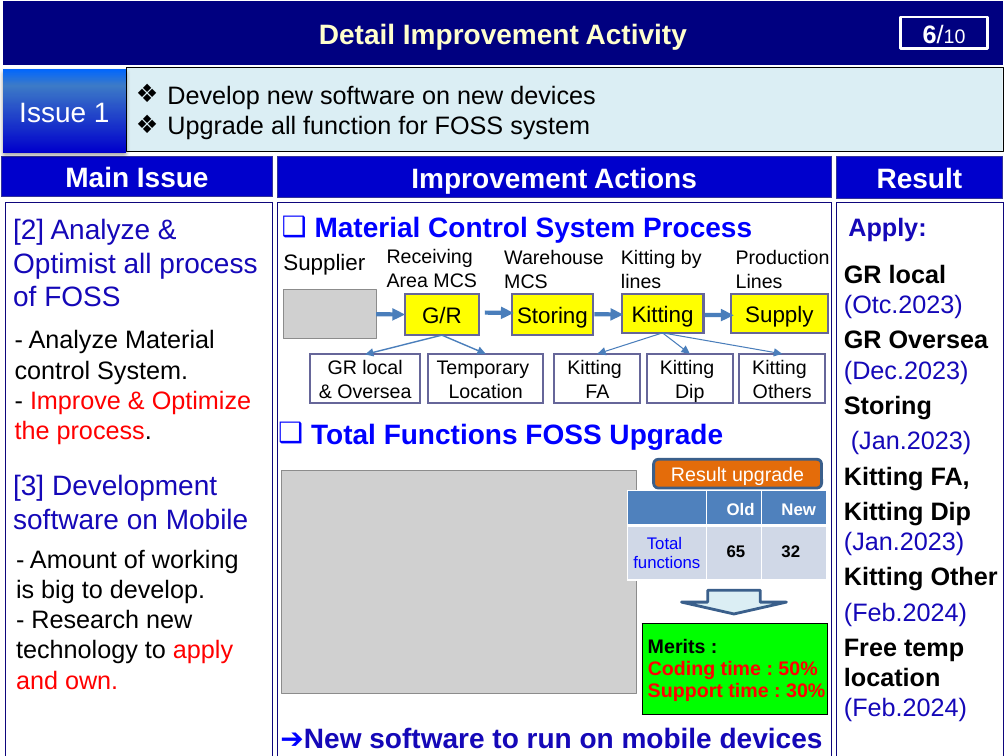
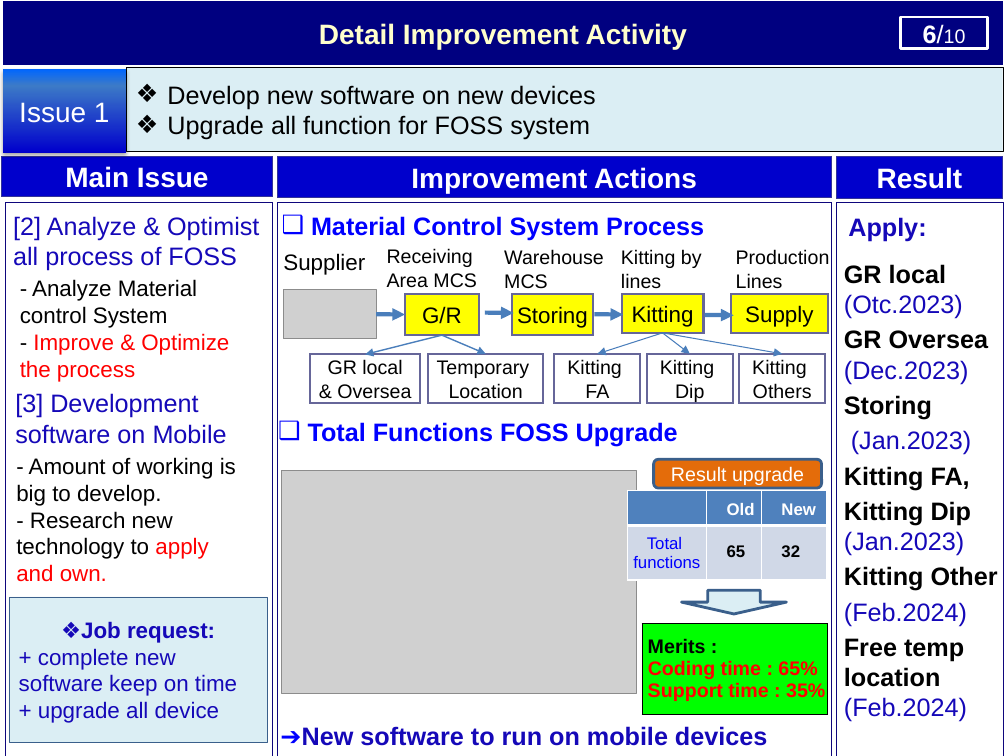
Before and after one commit to thietbicongnghevietnam/ReportPSNV, a slide deck: slide 7 of Report_test.pptx (slide 9 before the commit). Drawn at 1008x756 pixels with LibreOffice and Linux fonts; fonts in the diff are those of the drawing; grey boxes stand for pictures. Boxes give left, top, right and bottom in pixels: in the first picture for what was removed or moved away, otherwise in the second. Text is boxed around its words. In the diff, an @@ line names an element or a change of style, - is before the commit and + after.

```diff
--- a/Report_test.pptx
+++ b/Report_test.pptx
@@ text at (20, 279, 229, 382): text changed; size 18 to 16 pt @@
-- Analyze Material control System.
-- Improve & Optimize the process.
+- Analyze Material control System
+- Improve & Optimize the process
@@ size 20 to 18 pt in 5 elements at (311, 216, 704, 240), (308, 422, 678, 446), (280, 726, 767, 746), (13, 216, 259, 271), (15, 393, 227, 444) @@
@@ text "[3] Development software on Mobile": place and size @@
-text "[3] Development software on Mobile" at (13, 474, 249, 530)
+text "[3] Development software on Mobile" at (15, 393, 227, 444)
@@ text "- Amount of working is ...": place and size @@
-text "- Amount of working is ..." at (16, 549, 239, 690)
+text "- Amount of working is ..." at (16, 457, 236, 582)
@@ text "- Amount of working is ..." at (16, 457, 236, 582): size 18 to 16 pt @@
@@ rectangle added at (9, 597, 268, 742), fill #DBEEF4, outline #3A5F8C 0.25 pt, 16 pt, text #1508B8 @@
+❖Job request:
++ complete new software keep on time
++ upgrade all device
@@ table at (642, 624, 827, 715) @@
-row 1, column 1: Merits : / Coding time : 50% / Support time : 30%
+row 1, column 1: Merits : / Coding time : 65% / Support time : 35%
```
Also in this commit, not shown: 7 other slides changed, 1 slide removed, 1 other file.
